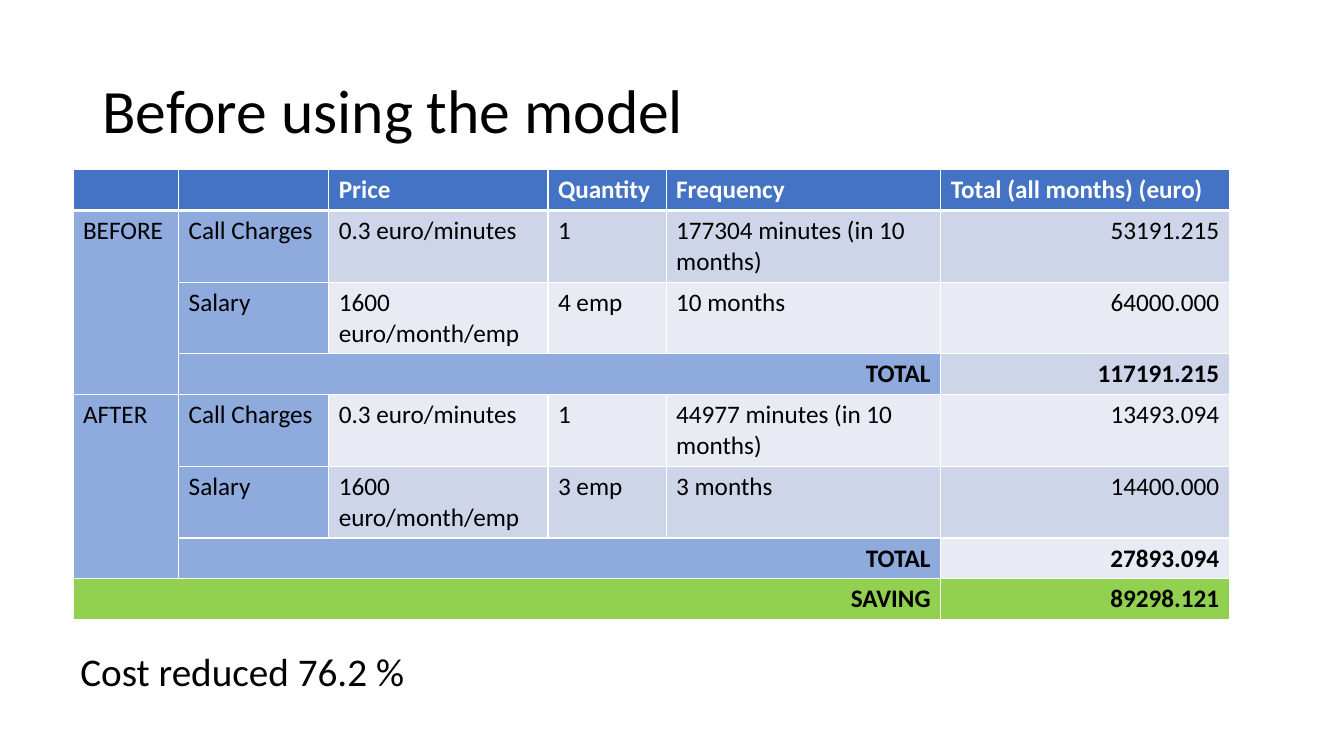
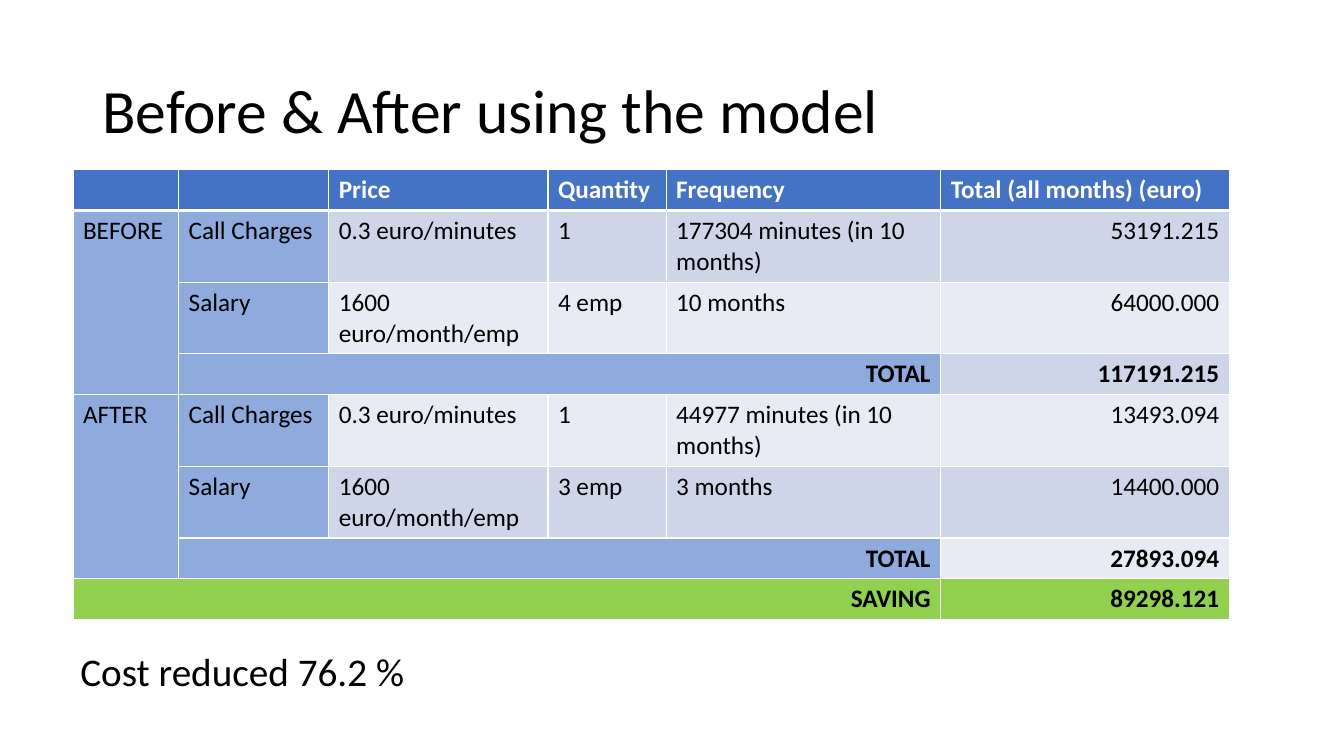
Before and after one commit to abdullahayas123/Tes-Model-Marketing-Scipy, a slide deck: slide 64 of Presentation-1.pptx (slide 63 before the commit). Drawn at 1344x756 pixels with LibreOffice and Linux fonts; fonts in the diff are those of the drawing. Boxes give left, top, right and bottom in pixels: in the first picture for what was removed or moved away, otherwise in the second. Text is boxed around its words. In the diff, an @@ line names an element or a change of style, - is before the commit and + after.

```diff
--- a/Presentation-1.pptx
+++ b/Presentation-1.pptx
@@ title at (102,90,878,144): text changed @@
-Before using the model
+Before & After using the model
```
Also in this commit, not shown: 6 other slides changed, 2 slides added.
